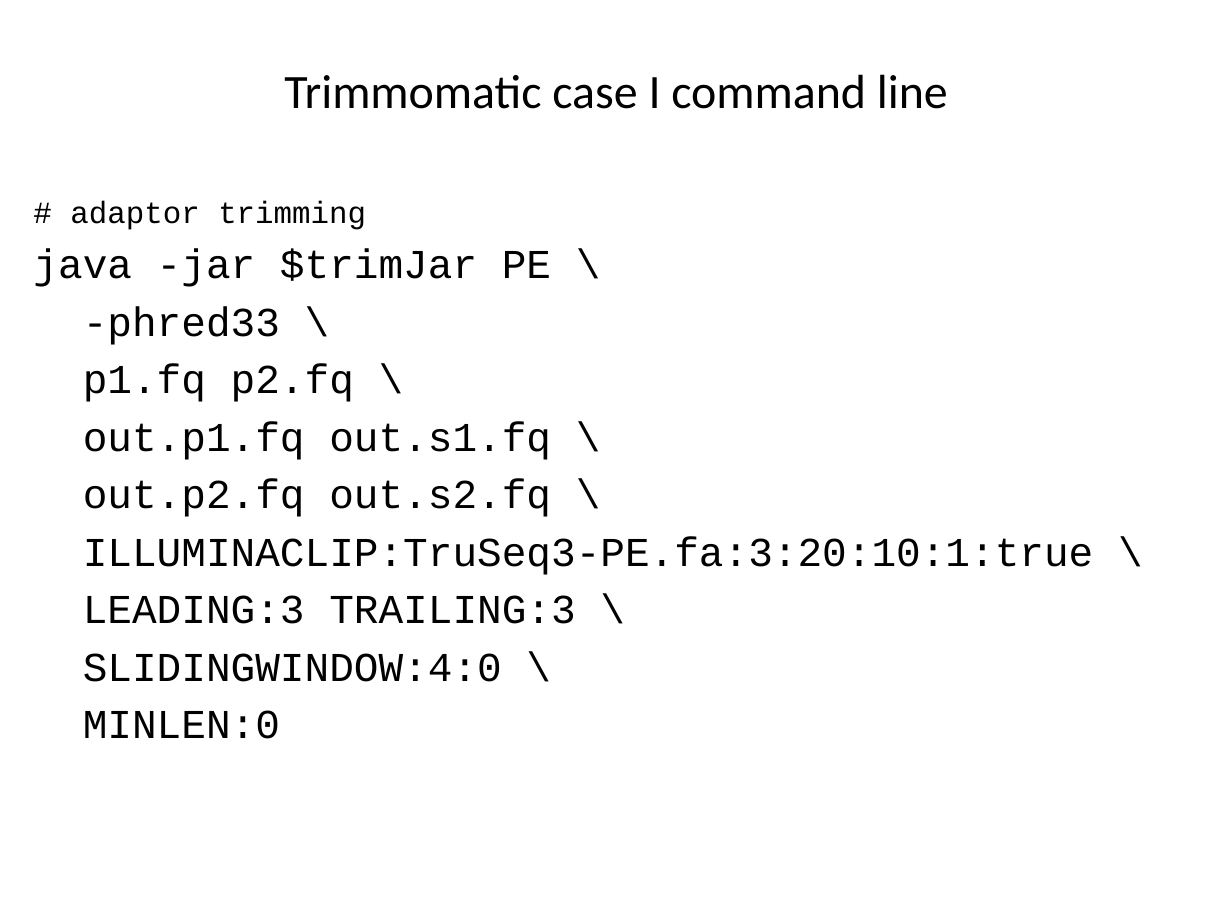
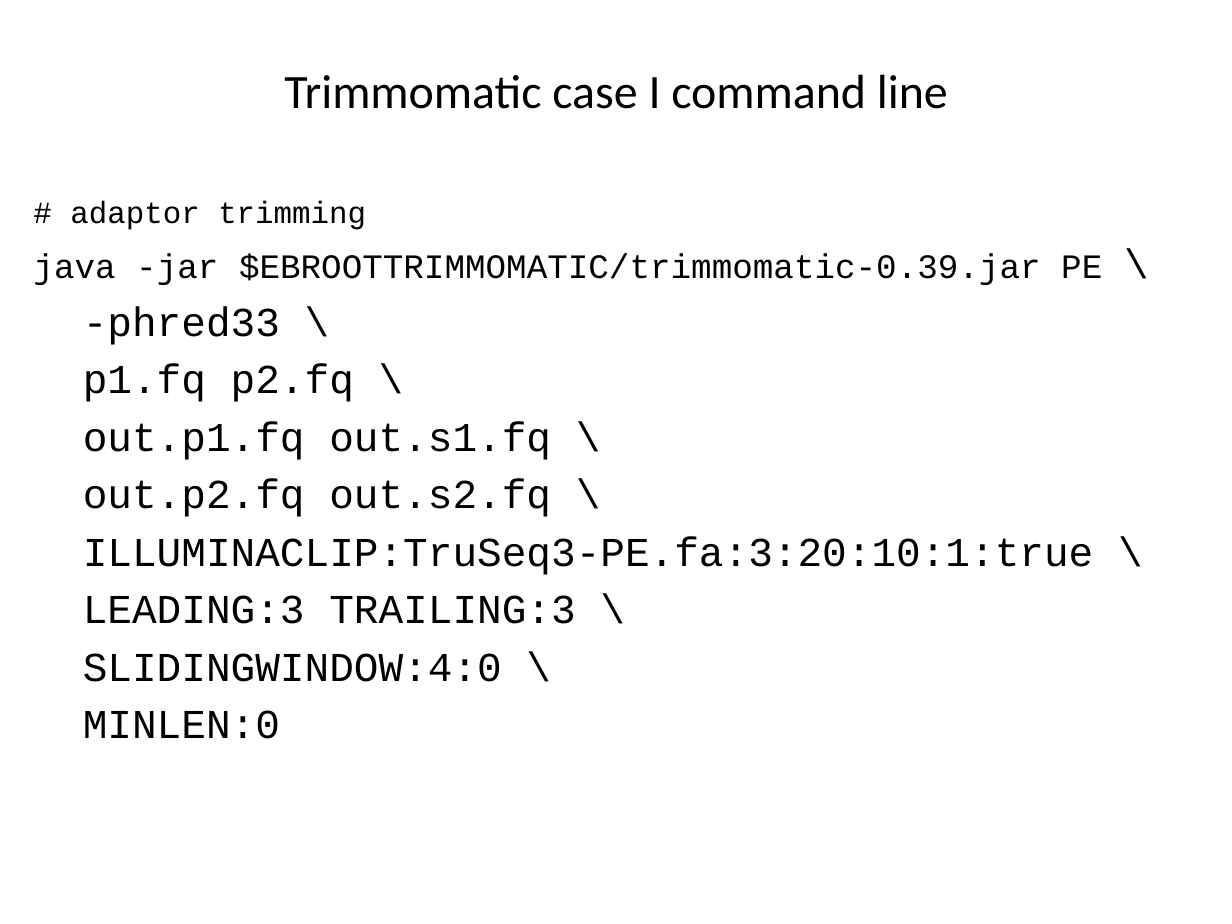
Before and after one commit to liu3zhenlab/teaching, a slide deck: slide 17 of PLPTH813Bioinformatis/2023/labs/lab04_NGS.pptx. Drawn at 1232x924 pixels with LibreOffice and Linux fonts; fonts in the diff are those of the drawing. Boxes give left, top, right and bottom in pixels: in the first picture for what was removed or moved away, otherwise in the second. Text is boxed around its words. In the diff, an @@ line names an element or a change of style, - is before the commit and + after.

```diff
--- a/PLPTH813Bioinformatis/2023/labs/lab04_NGS.pptx
+++ b/PLPTH813Bioinformatis/2023/labs/lab04_NGS.pptx
@@ text at [33, 254, 1102, 285]: text changed; size 24 to 20 pt @@
-java -jar $trimJar PE \
+java -jar $EBROOTTRIMMOMATIC/trimmomatic-0.39.jar PE \
```
Also in this commit, not shown: 2 other slides changed, 2 slides added, 2 other files.
